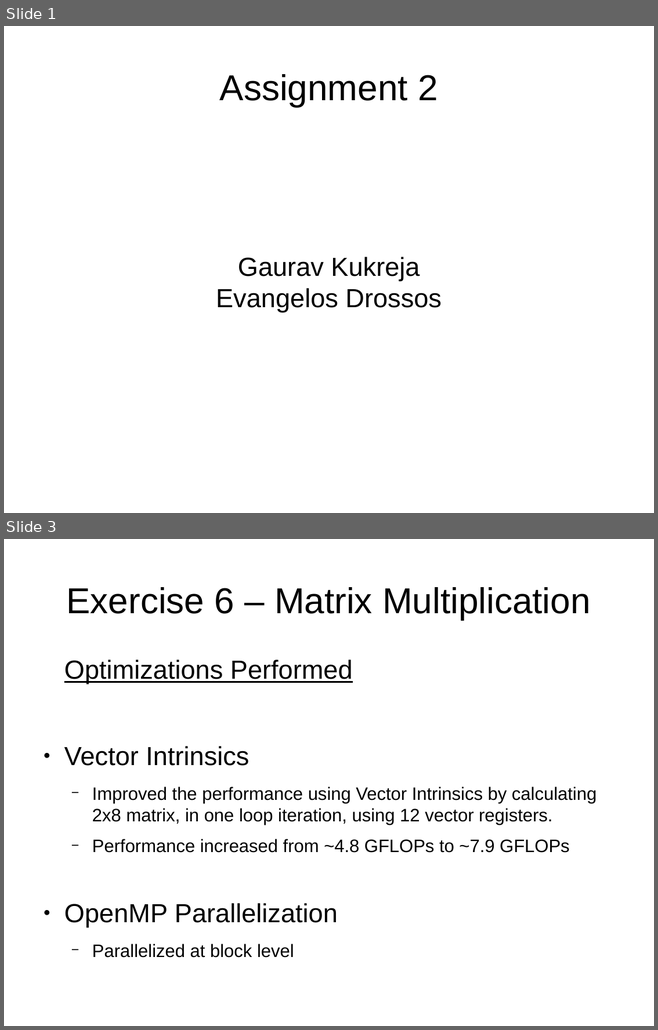
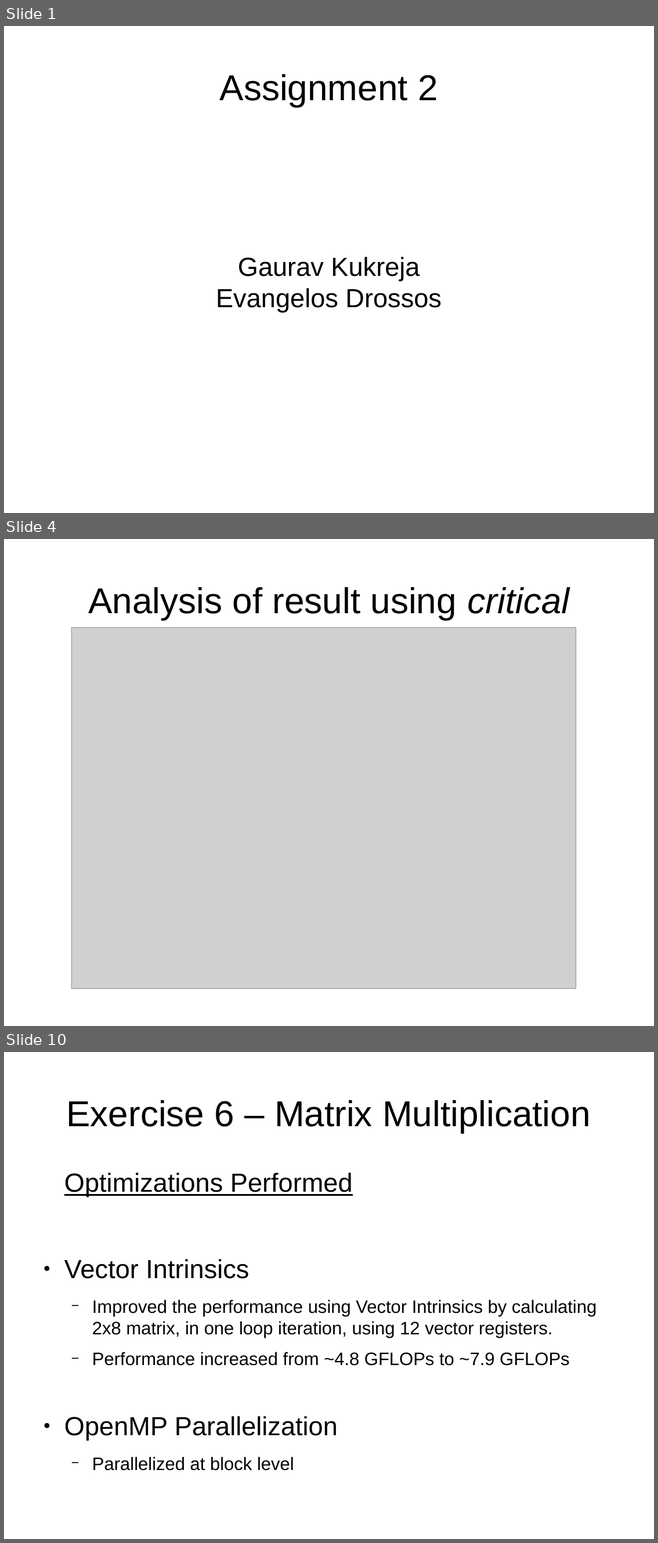
Before and after one commit to gauravk-in/hpc-lab-ws13, a slide deck: Asgn2/Presentation/Exercise2.odp. Shown one above the other, each under a label of ours: slides 1 and 3 before the commit, slides 1, 4 and 10 after it; the slides between them are not shown. The pictures are 658x1030 and 658x1543 pixels, drawn with LibreOffice and Linux fonts; fonts in the diff are those of the drawing; grey boxes stand for pictures. Boxes give left, top, right and bottom in pixels: in the first picture for what was removed or moved away, otherwise in the second. Text is boxed around its words. In the diff, an @@ line names an element or a change of style, - is before the commit and + after.

```diff
--- a/Asgn2/Presentation/Exercise2.odp
+++ b/Asgn2/Presentation/Exercise2.odp
@@ slide 4 added at bbox=[4, 539, 654, 1026], background #FFFFFF @@
@@ title added at bbox=[89, 587, 569, 620], 44 pt, text #000000 @@
+Analysis of result using critical
@@ picture added at bbox=[72, 627, 576, 989] @@
@@ what was slide 3 is now slide 10 @@
```
Also in this commit, not shown: 7 other slides added, 1 slide removed, 6 other files.
